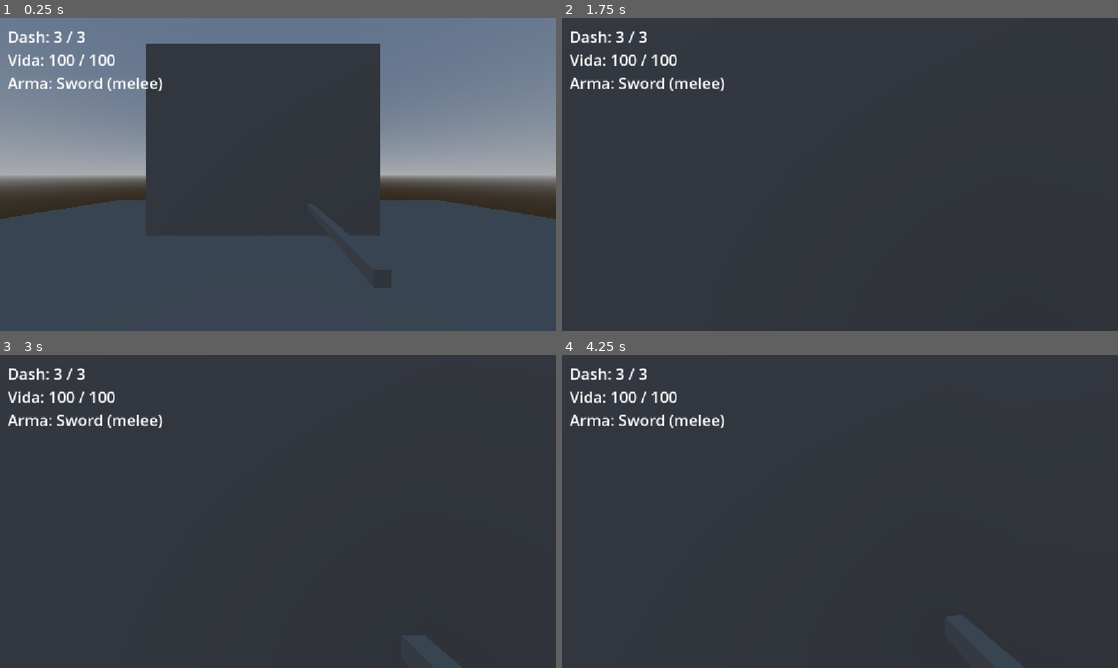
Above: before the commit, frames 1-4 (two rows, left to right).
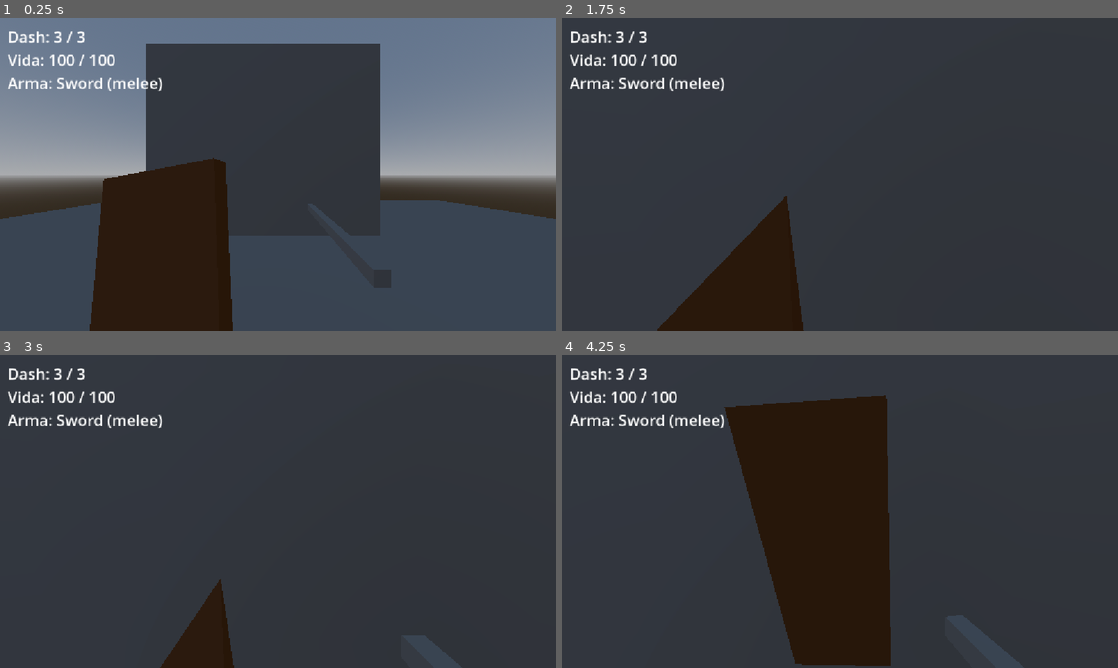
Above: after the commit, the same moments.

Repository: CodeCastersD20/Armagedon_CodeCasters
Game: Godot game, scene res://scenes/main.tscn
Same seed, same stepped clock (60 frames per second), same inputs: the game is played once before the commit and once after it.
Inputs (mouse positions are in pixels of both pictures, inside the frame that each line leads up to):
- Up to frame 1 (0.25 s): no input
- Up to frame 2 (1.75 s): tap Enter at 0.5 s; move the mouse to (867, 174) at 0.52 s; hold Right mouse button (block) 0.53-1.28 s; hold W (move_forward) from 0.53 s (still down); tap Space (jump) at 0.77, 1.52 s; move the mouse to (812, 174) at 1.27 s; click (812, 174) at 1.35 s; right-click (812, 174) at 1.55 s
- Up to frame 3 (3 s): keep holding W (move_forward); move the mouse to (289, 505) at 2.02 s; hold Right mouse button (block) 2.03-2.78 s; tap Space (jump) at 2.75 s; move the mouse to (272, 517) at 2.77 s; tap C (crouch) at 2.85 s
- Up to frame 4 (4.25 s): keep holding W (move_forward); tap Space (jump) at 3.02, 3.77 s; right-click (834, 517) at 3.05 s; move the mouse to (878, 514) at 3.52 s; hold Right mouse button (block) from 3.53 s (still down); tap Shift (dash) at 3.6 s

The runs differ from the first frame. In frame 1, 12% of the frame differs, in the area x 16-42%, y 44-100%; in frame 2, 5.8%; in frame 3, 1.9%; in frame 4, 20%, in the area x 29-60%, y 12-100%.

Commit message:
feat(weapons): escudo provisional como cuadrado café que se alza al cubrirse
Reemplaza el modelo PSX por un BoxMesh café en la mano izquierda. Solo se ve con el arma melee equipada y se conecta a weapon_changed en vez de buscar rutas fijas.

Diff:
--- a/armagedon/scenes/Player/player.tscn
+++ b/armagedon/scenes/Player/player.tscn
@@ -5,6 +5,7 @@
 [ext_resource type="Script" uid="uid://cgwbqawqxlxe2" path="res://scripts/WeaponBob/weapon_bob.gd" id="3_bob"]
 [ext_resource type="Resource" path="res://data/weapon_bob_stats.tres" id="4_bobstats"]
 [ext_resource type="Script" uid="uid://cujw4666a0c1f" path="res://scripts/Weapons/weapon_manager.gd" id="5_uiqp4"]
+[ext_resource type="Script" path="res://scripts/Weapons/shield.gd" id="5_shield"]
 [ext_resource type="Resource" uid="uid://bgk1r21ac0jqu" path="res://data/weapons/pistol.tres" id="6_pistol"]
 [ext_resource type="Resource" uid="uid://7txwl60gdnn2" path="res://data/weapons/sword.tres" id="7_sword"]
 
@@ -38,3 +39,6 @@
 script = ExtResource("5_uiqp4")
 fire_data = ExtResource("6_pistol")
 melee_data = ExtResource("7_sword")
+
+[node name="Shield" type="Node3D" parent="Head/Camera3D"]
+script = ExtResource("5_shield")
--- /dev/null
+++ b/armagedon/scripts/Weapons/shield.gd
@@ -0,0 +1,71 @@
+class_name Shield
+extends Node3D
+## Escudo de Zahariel (GDD §6.1). Provisional: un cuadrado café en la mano izquierda.
+## Clic derecho (mantener) lo alza al frente; solo se ve con el arma melee equipada.
+## La lógica de bloqueo vive en Player; esto es solo la parte visual.
+
+const SIZE: Vector3 = Vector3(0.4, 0.55, 0.05)
+const COLOR: Color = Color(0.45, 0.27, 0.12)
+
+@export var rest_position: Vector3 = Vector3(-0.32, -0.26, -0.42)
+@export var rest_rotation_degrees: Vector3 = Vector3(-8.0, -15.0, 8.0)
+@export var block_position: Vector3 = Vector3(-0.10, -0.06, -0.35)
+@export var block_rotation_degrees: Vector3 = Vector3(4.0, -3.0, 2.0)
+@export var transition_speed: float = 14.0
+
+var _player: Player
+var _bob_time: float = 0.0
+
+
+func _ready() -> void:
+	position = rest_position
+	rotation_degrees = rest_rotation_degrees
+	_build_mesh()
+	# El WeaponManager es hijo del jugador y se registra antes que este nodo.
+	var manager := get_tree().get_first_node_in_group("weapon_manager") as WeaponManager
+	if manager != null:
+		manager.weapon_changed.connect(_on_weapon_changed)
+		_on_weapon_changed(manager.get_current_weapon())
+	else:
+		visible = false
+
+
+func _process(delta: float) -> void:
+	if not visible:
+		return
+	if _player == null:
+		# El jugador se registra en su grupo después que sus hijos, por eso se busca aquí.
+		_player = get_tree().get_first_node_in_group("player") as Player
+		if _player == null:
+			return
+
+	var is_blocking: bool = _player.is_blocking()
+	var target_pos: Vector3 = block_position if is_blocking else rest_position
+	var target_rot: Vector3 = block_rotation_degrees if is_blocking else rest_rotation_degrees
+
+	# Balanceo sutil al caminar cuando está en reposo
+	if not is_blocking and _player.is_on_floor():
+		var speed: float = Vector2(_player.velocity.x, _player.velocity.z).length()
+		if speed > 0.1:
+			_bob_time += delta * 8.0 * speed / maxf(_player.stats.move_speed, 1.0)
+			target_pos += Vector3(cos(_bob_time * 0.5) * 0.015, sin(_bob_time) * 0.012, 0.0)
+
+	position = position.lerp(target_pos, transition_speed * delta)
+	rotation.x = lerp_angle(rotation.x, deg_to_rad(target_rot.x), transition_speed * delta)
+	rotation.y = lerp_angle(rotation.y, deg_to_rad(target_rot.y), transition_speed * delta)
+	rotation.z = lerp_angle(rotation.z, deg_to_rad(target_rot.z), transition_speed * delta)
+
+
+func _build_mesh() -> void:
+	var box := BoxMesh.new()
+	box.size = SIZE
+	var material := StandardMaterial3D.new()
+	material.albedo_color = COLOR
+	box.material = material
+	var mesh_instance := MeshInstance3D.new()
+	mesh_instance.mesh = box
+	add_child(mesh_instance)
+
+
+func _on_weapon_changed(weapon: Weapon) -> void:
+	visible = weapon != null and weapon.is_melee()
